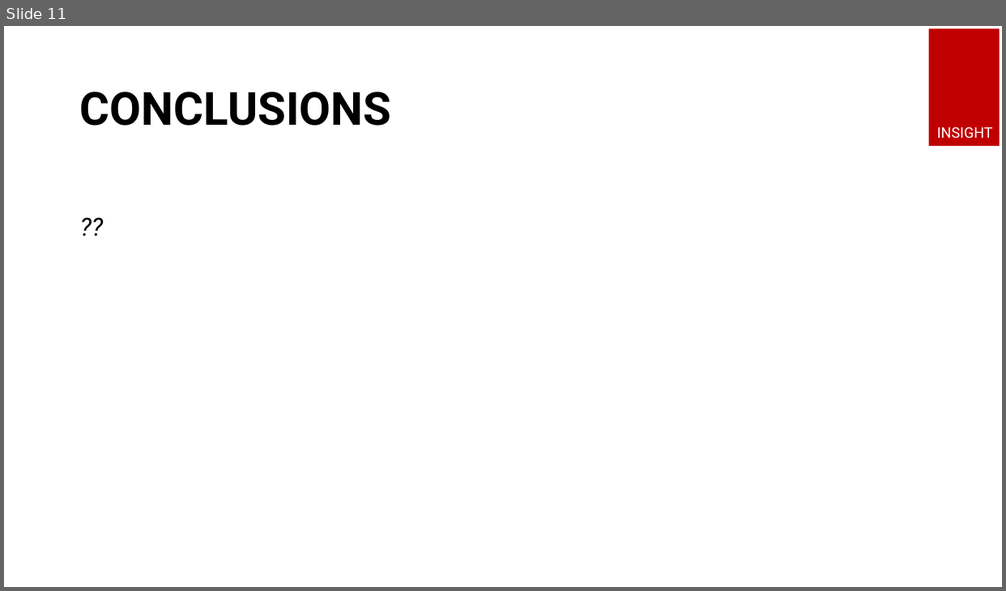
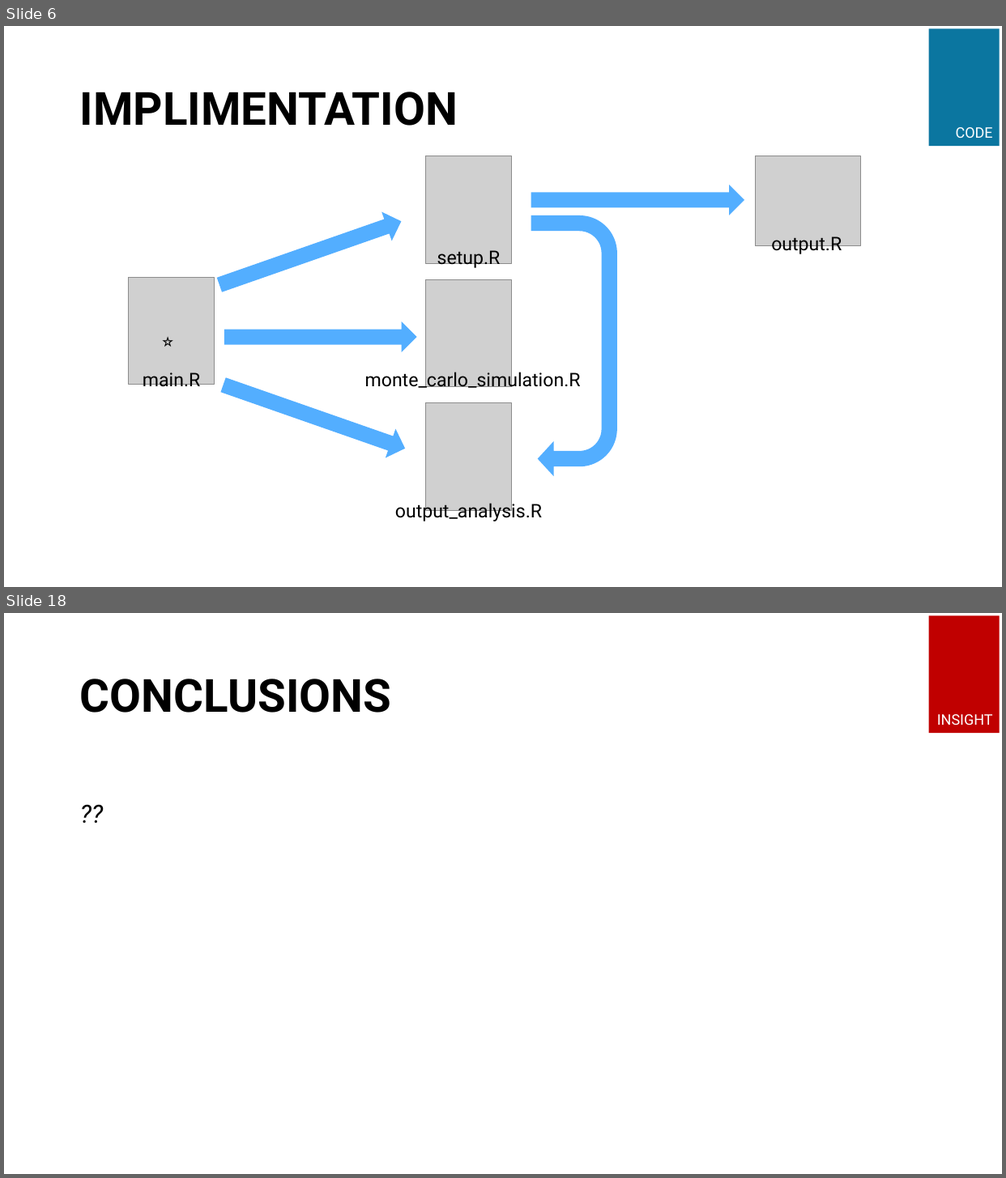
Before and after one commit to ijoshdavis/KSU-STAT-7100_MCSP, a slide deck: deliverables/Week 8 - Presentation_JLD.pptx. Shown one above the other, each under a label of ours: slide 11 before the commit, slides 6 and 18 after it; the slides between them are not shown. The pictures are 1006x591 and 1006x1178 pixels, drawn with LibreOffice and Linux fonts; fonts in the diff are those of the drawing; grey boxes stand for pictures. Boxes give left, top, right and bottom in pixels: in the first picture for what was removed or moved away, otherwise in the second. Text is boxed around its words. In the diff, an @@ line names an element or a change of style, - is before the commit and + after.

```diff
--- a/deliverables/Week 8 - Presentation_JLD.pptx
+++ b/deliverables/Week 8 - Presentation_JLD.pptx
@@ slide 6 added at box(4, 26, 1002, 587), background #FFFFFF @@
@@ rectangle added at box(928, 29, 999, 147), fill #0B76A0 @@
@@ title added at box(80, 92, 458, 126), 44 pt, text #000000, bold @@
+IMPLIMENTATION
@@ text added at box(956, 127, 993, 138), 14 pt, text #FFFFFF @@
+CODE
@@ picture added at box(425, 156, 512, 263) @@
@@ picture added at box(755, 156, 860, 246) @@
@@ right arrow added at box(531, 185, 744, 216), fill #53AEFF @@
@@ right arrow added at box(215, 207, 407, 300), fill #53AEFF @@
@@ uturn arrow added at box(531, 216, 617, 476), fill #53AEFF @@
@@ text added at box(771, 237, 842, 254), 18 pt, text #000000 @@
+output.R
@@ text added at box(437, 250, 501, 268), 18 pt, text #000000 @@
+setup.R
@@ picture added at box(128, 278, 215, 385) @@
@@ picture added at box(425, 280, 512, 386) @@
@@ text added at box(155, 326, 182, 356), 18 pt, text #000000 @@
+⭐️
@@ right arrow added at box(224, 322, 416, 352), fill #53AEFF @@
@@ text added at box(143, 373, 200, 390), 18 pt, text #000000 @@
+main.R
@@ right arrow added at box(219, 371, 410, 463), fill #53AEFF @@
@@ text added at box(365, 370, 581, 388), 18 pt, text #000000 @@
+monte_carlo_simulation.R
@@ picture added at box(425, 403, 512, 510) @@
@@ text added at box(395, 501, 542, 522), 18 pt, text #000000 @@
+output_analysis.R
@@ what was slide 11 is now slide 18 @@
```
Also in this commit, not shown: 7 slides changed, 9 other slides added, 3 slides removed, 55 other files.
